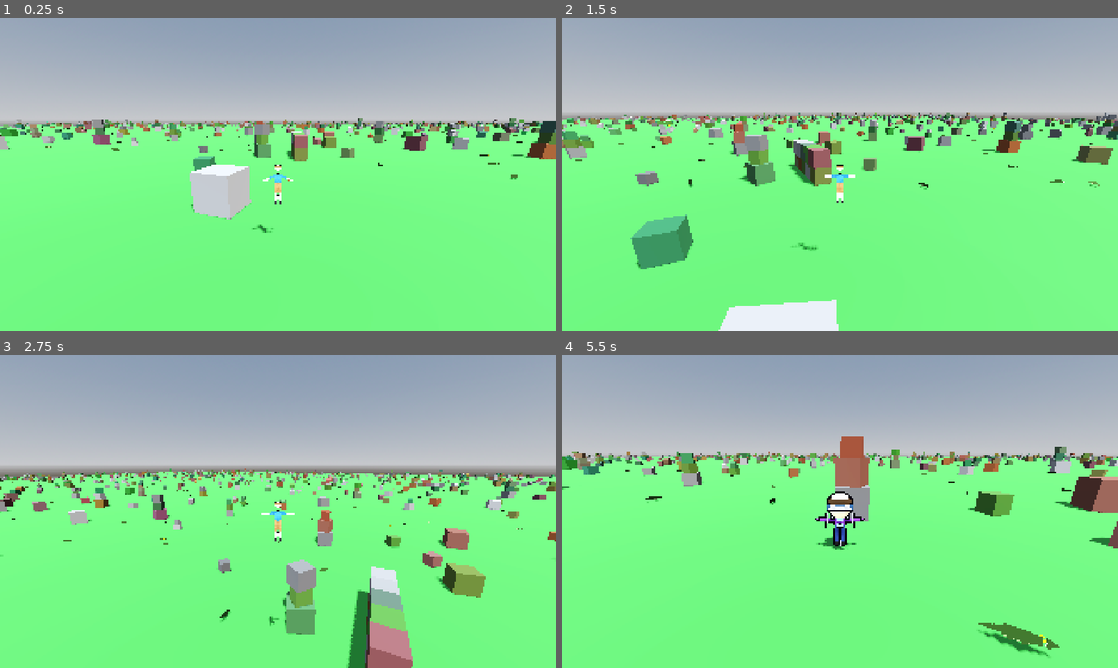
Above: before the commit, frames 1-4 (two rows, left to right).
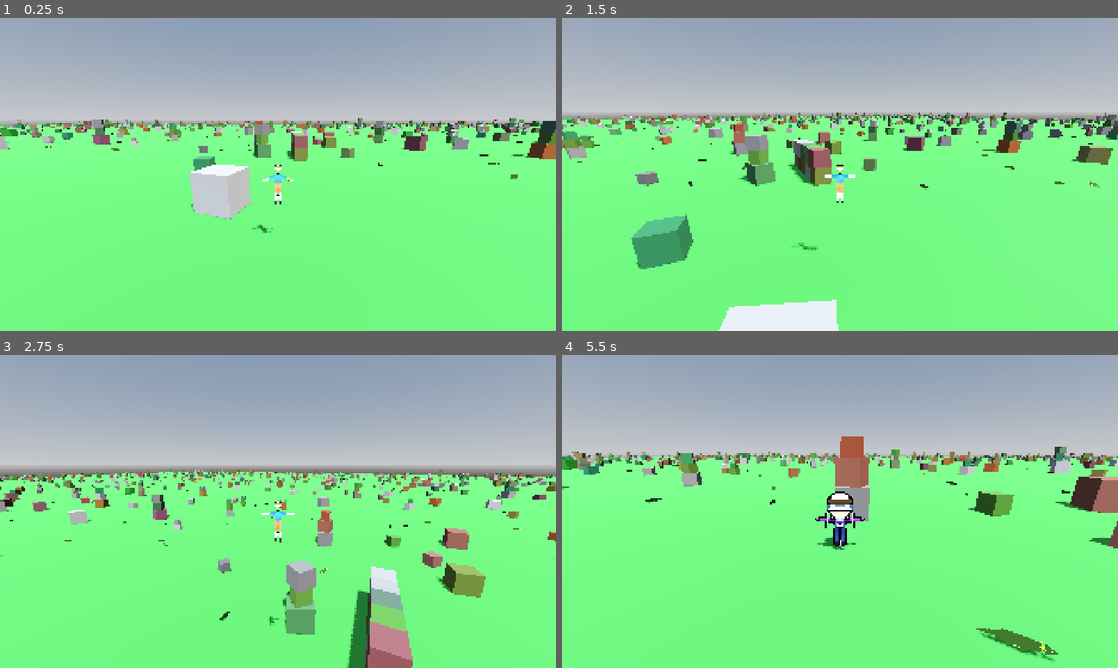
Above: after the commit, the same moments.

Repository: korjavin/godot-test1
Game: Godot game, scene res://scenes/main.tscn
Same seed, same stepped clock (60 frames per second), same inputs: the game is played once before the commit and once after it.
Inputs (mouse positions are in pixels of both pictures, inside the frame that each line leads up to):
- Up to frame 1 (0.25 s): no input
- Up to frame 2 (1.5 s): move the mouse to (834, 180) at 0.52 s; hold Shift (run) 0.53-1.28 s; hold W (move_forward) from 0.53 s (still down); tap Space (jump) at 0.77, 1.07 s; move the mouse to (878, 177) at 1.27 s; tap Ctrl (duck) at 1.35 s
- Up to frame 3 (2.75 s): keep holding W (move_forward); tap Space (jump) at 1.52, 1.82 s; tap Shift (run) at 1.55 s; move the mouse to (233, 508) at 2.02 s; hold Shift (run) from 2.03 s (still down)
- Up to frame 4 (5.5 s): move the mouse to (845, 511) at 2.77 s; release W (move_forward) at 2.78 s; release Shift (run) at 2.78 s; hold Q (step_left) 2.78-3.53 s; tap R (switch_character) at 2.85 s; tap Space (jump) at 3.02, 3.32, 3.77, 4.07, 4.52, 4.82 s; tap Shift (run) at 3.05, 4.55 s; move the mouse to (817, 505) at 3.52 s; hold Shift (run) 3.53-4.28 s; hold W (move_forward) from 3.53 s (still down); move the mouse to (867, 511) at 4.27 s; tap Ctrl (duck) at 4.35 s; move the mouse to (812, 511) at 5.02 s; hold Shift (run) from 5.03 s (still down)

The runs differ from the first frame. In frame 1, less than 0.1% of the frame differs, in the area x 69-71%, y 34-40%; in frame 2, 0.2%; in frame 3, 0.2%; in frame 4, 0.8%, in the area x 11-92%, y 32-98%.

Commit message:
Stop crocodiles clipping into blocks
Two fixes so a crocodile's snout no longer pokes inside blocks:

- Collision shape: the body capsule was rotated about Y, leaving it a tiny
  vertical pill ~0.3m across, so the 1.4m-long model had almost no footprint
  and overlapped blocks freely. Re-lay the capsule along the travel axis
  (90 deg about X) and size it to the measured model (radius 0.16, height
  1.4), so move_and_slide stops the whole body at the block face.

- Obstacle avoidance: each frame the crocodile casts a forward feeler ray
  (longer than the model); if a block is ahead it probes left/right and
  curves toward the open side, easing off speed and turning harder while it
  does. The player, other crocodiles and the ground are ignored, so chasing
  still works.

Diff:
--- a/scenes/characters/piglet_crocodile.tscn
+++ b/scenes/characters/piglet_crocodile.tscn
@@ -4,8 +4,8 @@
 [ext_resource type="PackedScene" path="res://assets/models/characters/piglet_crocodile.glb" id="2_model"]
 
 [sub_resource type="CapsuleShape3D" id="CapsuleShape3D_1"]
-radius = 0.15
-height = 0.6
+radius = 0.16
+height = 1.4
 
 [sub_resource type="SphereShape3D" id="SphereShape3D_1"]
 radius = 0.25
@@ -19,7 +19,7 @@
 transform = Transform3D(1, 0, 0, 0, 1, 0, 0, 0, 1, 0, 0, 0)
 
 [node name="CollisionShape3D" type="CollisionShape3D" parent="."]
-transform = Transform3D(-4.37114e-08, 0, 1, 0, 1, 0, -1, 0, -4.37114e-08, 0, 0.15, 0)
+transform = Transform3D(1, 0, 0, 0, 0, -1, 0, 1, 0, 0, 0.16, 0)
 shape = SubResource("CapsuleShape3D_1")
 
 [node name="HitBox" type="Area3D" parent="."]
--- a/scripts/piglet_crocodile_ai.gd
+++ b/scripts/piglet_crocodile_ai.gd
@@ -56,6 +56,25 @@
 ## Chance (per direction-change interval) of pausing to "sniff" around
 const SNIFF_PAUSE_CHANCE: float = 0.3
 
+# ----- Obstacle avoidance -----
+## How far ahead (metres) the crocodile senses blocks. This is deliberately
+## longer than the visual model so the crocodile turns away *before* its snout
+## can reach a block — the snout poking into blocks is exactly what this fixes
+## (the physics capsule is much shorter than the model, so move_and_slide alone
+## stops the body but lets the longer nose overlap the block).
+const AVOID_LOOK_AHEAD: float = 3.0
+
+## Angle of the left/right "feeler" probes used to find a clear way around (rad).
+const AVOID_FEELER_ANGLE: float = PI / 5.0  # 36°
+
+## Height above the body origin to cast the feelers from, so they sample the
+## block's side walls rather than the flat ground.
+const AVOID_FEELER_HEIGHT: float = 0.3
+
+## Speed multiplier while steering around a block, so the crocodile eases off and
+## curves around instead of ramming the block nose-first.
+const AVOID_SPEED_FACTOR: float = 0.5
+
 # ----- Procedural body animation -----
 ## Yaw applied to the model so its snout points along the travel direction.
 ## The mesh is authored facing +X but the body travels +Z, so we rotate -90°.
@@ -196,14 +215,22 @@
 			# Wander with smooth, organic steering
 			_wander(delta)
 
+		# Steer around any block ahead so we don't drive our snout into it. This
+		# may override the chase/wander heading for this frame.
+		var avoiding := _avoid_obstacles()
+
 		# Rotate smoothly toward the desired heading and move that way.
 		# Driving velocity from facing (not the raw direction) prevents sliding
 		# sideways and makes turns curve naturally.
 		if movement_direction.length() > 0.1:
 			var target_rotation := atan2(movement_direction.x, movement_direction.z)
-			rotation.y = lerp_angle(rotation.y, target_rotation, delta * TURN_SMOOTHNESS)
+			# Turn harder while avoiding so we actually clear the block in time.
+			var turn_rate := TURN_SMOOTHNESS * (2.0 if avoiding else 1.0)
+			rotation.y = lerp_angle(rotation.y, target_rotation, delta * turn_rate)
 
 			var current_speed := chase_speed_instance if is_chasing else _wander_speed(delta)
+			if avoiding:
+				current_speed *= AVOID_SPEED_FACTOR
 			velocity.x = sin(rotation.y) * current_speed
 			velocity.z = cos(rotation.y) * current_speed
 		else:
@@ -303,6 +330,85 @@
 	return move_speed_instance * lerp(MIN_WANDER_SPEED_FACTOR, 1.0, t)
 
 
+func _avoid_obstacles() -> bool:
+	"""
+	Steer around blocks so the crocodile never drives its snout into one.
+
+	We cast a short feeler ray straight ahead; if it hits a block, we probe to the
+	left and right and turn toward whichever side is open (or turn hard if both are
+	blocked, e.g. facing into a wall). Because the look-ahead is longer than the
+	model, the crocodile starts turning before its nose can reach the block.
+
+	The player, other crocodiles and the flat ground are NOT treated as obstacles,
+	so this never stops a crocodile from reaching the player.
+
+	@return true if a block was sensed and we steered around it this frame.
+	"""
+	if movement_direction.length() < 0.1:
+		return false
+
+	var space := get_world_3d().direct_space_state
+	if not space:
+		return false
+
+	var origin := global_position + Vector3(0.0, AVOID_FEELER_HEIGHT, 0.0)
+	var forward := movement_direction.normalized()
+
+	# Nothing straight ahead? Then there's nothing to steer around.
+	if not _feeler_blocked(space, origin, forward):
+		return false
+
+	# Probe both sides and pick a clear way around.
+	var left_dir := forward.rotated(Vector3.UP, AVOID_FEELER_ANGLE)
+	var right_dir := forward.rotated(Vector3.UP, -AVOID_FEELER_ANGLE)
+	var left_blocked := _feeler_blocked(space, origin, left_dir)
+	var right_blocked := _feeler_blocked(space, origin, right_dir)
+
+	var steer_dir: Vector3
+	if left_blocked and right_blocked:
+		# Boxed in (running into a wall) — turn hard to one side to escape.
+		steer_dir = forward.rotated(Vector3.UP, PI / 2.0)
+	elif right_blocked:
+		steer_dir = left_dir
+	elif left_blocked:
+		steer_dir = right_dir
+	else:
+		# A single block dead ahead with both sides open — ease around it.
+		steer_dir = left_dir
+
+	movement_direction = steer_dir.normalized()
+	# Keep the wander heading in sync so a wandering crocodile holds the new
+	# course after it clears the block instead of curving straight back into it.
+	wander_heading = atan2(movement_direction.x, movement_direction.z)
+	return true
+
+
+func _feeler_blocked(space: PhysicsDirectSpaceState3D, origin: Vector3, dir: Vector3) -> bool:
+	"""
+	Cast one feeler ray and report whether a *block* sits within AVOID_LOOK_AHEAD.
+	The player, other crocodiles and the (horizontal) ground are not blocks.
+
+	@param space: The physics space to query
+	@param origin: Ray start, already lifted to feeler height
+	@param dir: Direction to probe (need not be normalized)
+	@return true if the ray hits something we should steer around
+	"""
+	var query := PhysicsRayQueryParameters3D.create(origin, origin + dir.normalized() * AVOID_LOOK_AHEAD)
+	query.exclude = [get_rid()]  # never sense our own collider
+	query.collide_with_areas = false
+	var hit := space.intersect_ray(query)
+	if hit.is_empty():
+		return false
+
+	var collider = hit.get("collider")
+	if collider == null:
+		return false
+	# Ignore the things we don't want to swerve around.
+	if collider.is_in_group("player") or collider.is_in_group("crocodile"):
+		return false
+	return true
+
+
 # ============================================================================
 # AI BEHAVIOR METHODS
 # ============================================================================
